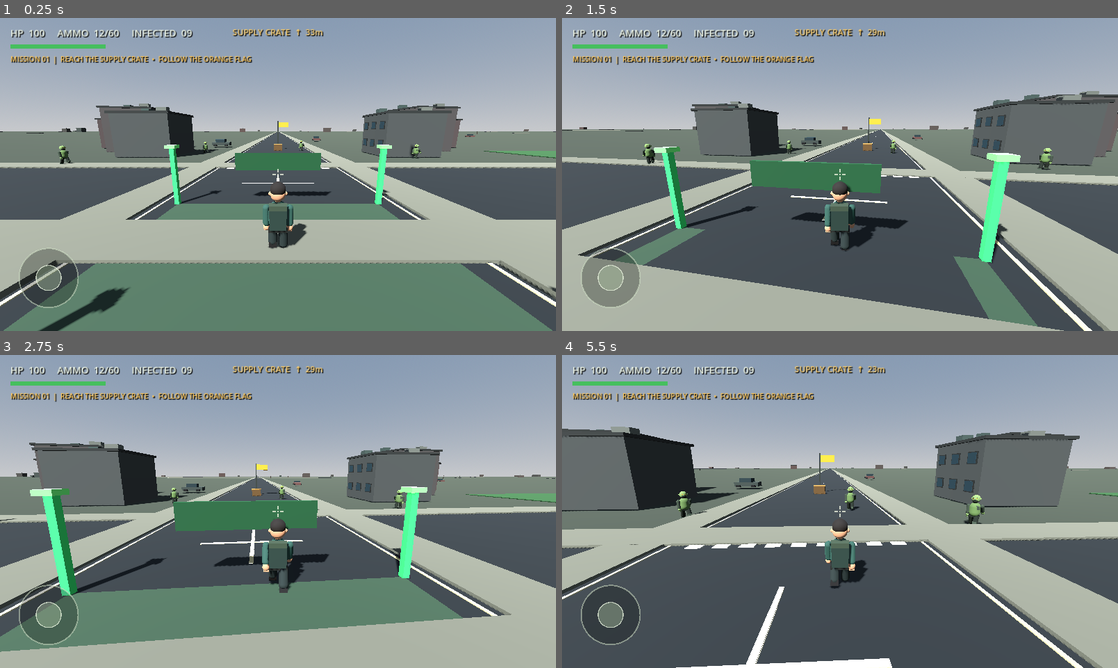
Above: before the commit, frames 1-4 (two rows, left to right).
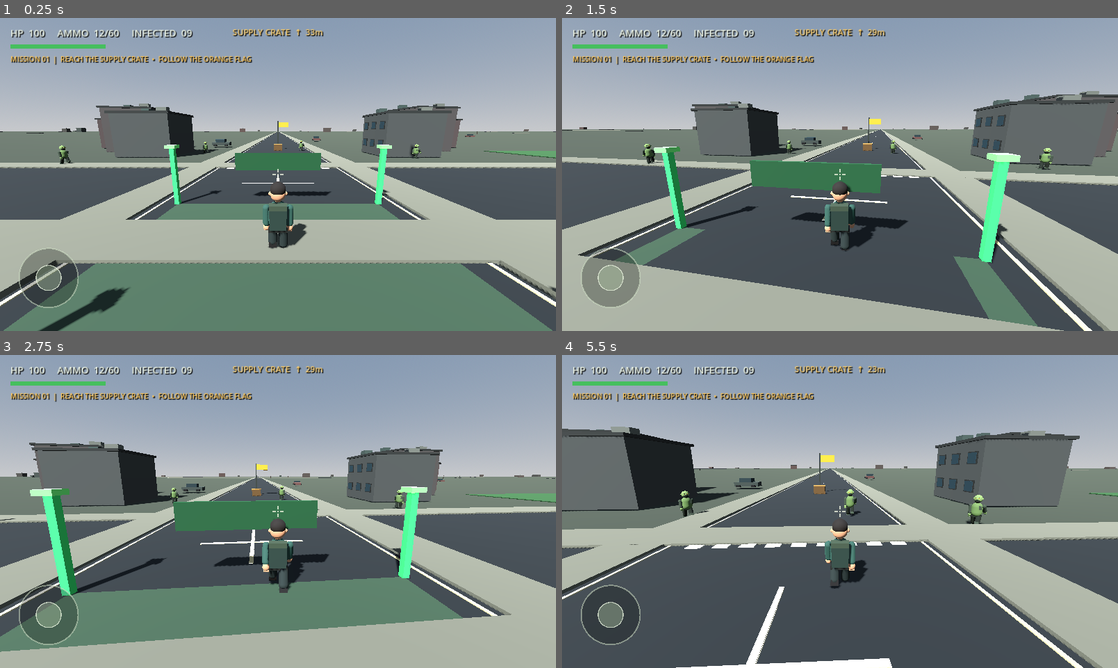
Above: after the commit, the same moments.

Repository: aljunatis40-alt/zombie-world-survivor
Game: Godot game, scene res://scenes/main.tscn
The game is run twice, just before and just after one commit, with the same random seed, the same clock (stepped at 60 frames per second) and the same inputs.
Inputs (mouse positions are in pixels of both pictures, inside the frame that each line leads up to):
- Up to frame 1 (0.25 s): no input
- Up to frame 2 (1.5 s): move the mouse to (867, 174) at 0.52 s; hold Shift (sprint) 0.53-1.28 s; hold W (move_forward) from 0.53 s (still down); move the mouse to (812, 174) at 1.27 s; click (812, 174) at 1.35 s
- Up to frame 3 (2.75 s): keep holding W (move_forward); tap Shift (sprint) at 1.55 s; move the mouse to (289, 505) at 2.02 s; hold Shift (sprint) from 2.03 s (still down)
- Up to frame 4 (5.5 s): keep holding W (move_forward); move the mouse to (834, 517) at 2.77 s; release Shift (sprint) at 2.78 s; tap Shift (sprint) at 2.85, 4.35 s; move the mouse to (878, 514) at 3.52 s; hold Shift (sprint) 3.53-4.28 s; click (878, 514) at 3.6 s; move the mouse to (795, 508) at 4.27 s; move the mouse to (845, 511) at 5.02 s; hold Shift (sprint) from 5.03 s (still down)

The runs differ from the first frame. In frame 1, less than 0.1% of the frame differs, in the area x 10-75%, y 40-47%; in frame 2, less than 0.1%; in frame 3, less than 0.1%; in frame 4, 0.4%, in the area x 20-77%, y 42-54%.

Commit message:
Sample 10: Add crouch stance and movement state controller

Diff:
--- a/scripts/player.gd
+++ b/scripts/player.gd
@@ -23,15 +23,20 @@
 var animation_clock := 0.0
 var footstep_timer := 0.0
 var seated := false
+var crouched := false
+var movement_state := "IDLE"
+var collision_shape: CollisionShape3D
+var standing_capsule_height := 1.8
+var crouched_capsule_height := 1.22
 
 func _ready() -> void:
 	add_to_group("player")
-	var collision := CollisionShape3D.new()
+	collision_shape = CollisionShape3D.new()
 	var capsule := CapsuleShape3D.new()
 	capsule.radius = 0.42
-	capsule.height = 1.8
-	collision.shape = capsule
-	add_child(collision)
+	capsule.height = standing_capsule_height
+	collision_shape.shape = capsule
+	add_child(collision_shape)
 	_build_survivor_visual()
 	camera_pivot = Node3D.new()
 	camera_pivot.position = Vector3(0, 1.35, 0)
@@ -157,8 +162,22 @@
 	mobile_sprint = active
 
 func request_jump() -> void:
-	if not seated:
+	if not seated and not crouched:
 		jump_queued = true
+
+func set_crouched(active: bool) -> void:
+	if seated:
+		return
+	crouched = active
+	if is_instance_valid(collision_shape) and collision_shape.shape is CapsuleShape3D:
+		var capsule := collision_shape.shape as CapsuleShape3D
+		capsule.height = crouched_capsule_height if crouched else standing_capsule_height
+	if is_instance_valid(visual):
+		visual.scale.y = 0.78 if crouched else 1.0
+		visual.position.y = -0.12 if crouched else 0.0
+	if crouched:
+		mobile_sprint = false
+		jump_queued = false
 
 func set_seated(active: bool) -> void:
 	seated = active
@@ -203,8 +222,18 @@
 	direction.y = 0
 	direction = direction.normalized()
 	var is_moving := direction.length() > 0.1
-	var is_sprinting := mobile_sprint or Input.is_action_pressed("sprint")
-	var speed := sprint_speed if is_sprinting else walk_speed
+	var is_sprinting := (mobile_sprint or Input.is_action_pressed("sprint")) and not crouched
+	var speed := (walk_speed * 0.48) if crouched else (sprint_speed if is_sprinting else walk_speed)
+	if not is_on_floor():
+		movement_state = "JUMP"
+	elif crouched:
+		movement_state = "CROUCH"
+	elif is_moving and is_sprinting:
+		movement_state = "SPRINT"
+	elif is_moving:
+		movement_state = "WALK"
+	else:
+		movement_state = "IDLE"
 	velocity.x = move_toward(velocity.x, direction.x * speed, acceleration * delta)
 	velocity.z = move_toward(velocity.z, direction.z * speed, acceleration * delta)
 	if not is_on_floor():
@@ -217,8 +246,8 @@
 	jump_queued = false
 	if is_moving:
 		visual.rotation.y = lerp_angle(visual.rotation.y, atan2(-direction.x, -direction.z), delta * 10.0)
-	animation_clock += delta * (10.0 if is_sprinting else 7.0)
-	var swing := sin(animation_clock) * (0.72 if is_moving else 0.04)
+	animation_clock += delta * (10.0 if is_sprinting else (4.0 if crouched else 7.0))
+	var swing := sin(animation_clock) * (0.34 if crouched and is_moving else (0.72 if is_moving else 0.04))
 	if is_instance_valid(left_arm_pivot):
 		left_arm_pivot.rotation.x = lerpf(left_arm_pivot.rotation.x, swing, delta * 9.0)
 		right_arm_pivot.rotation.x = lerpf(right_arm_pivot.rotation.x, -swing, delta * 9.0)
